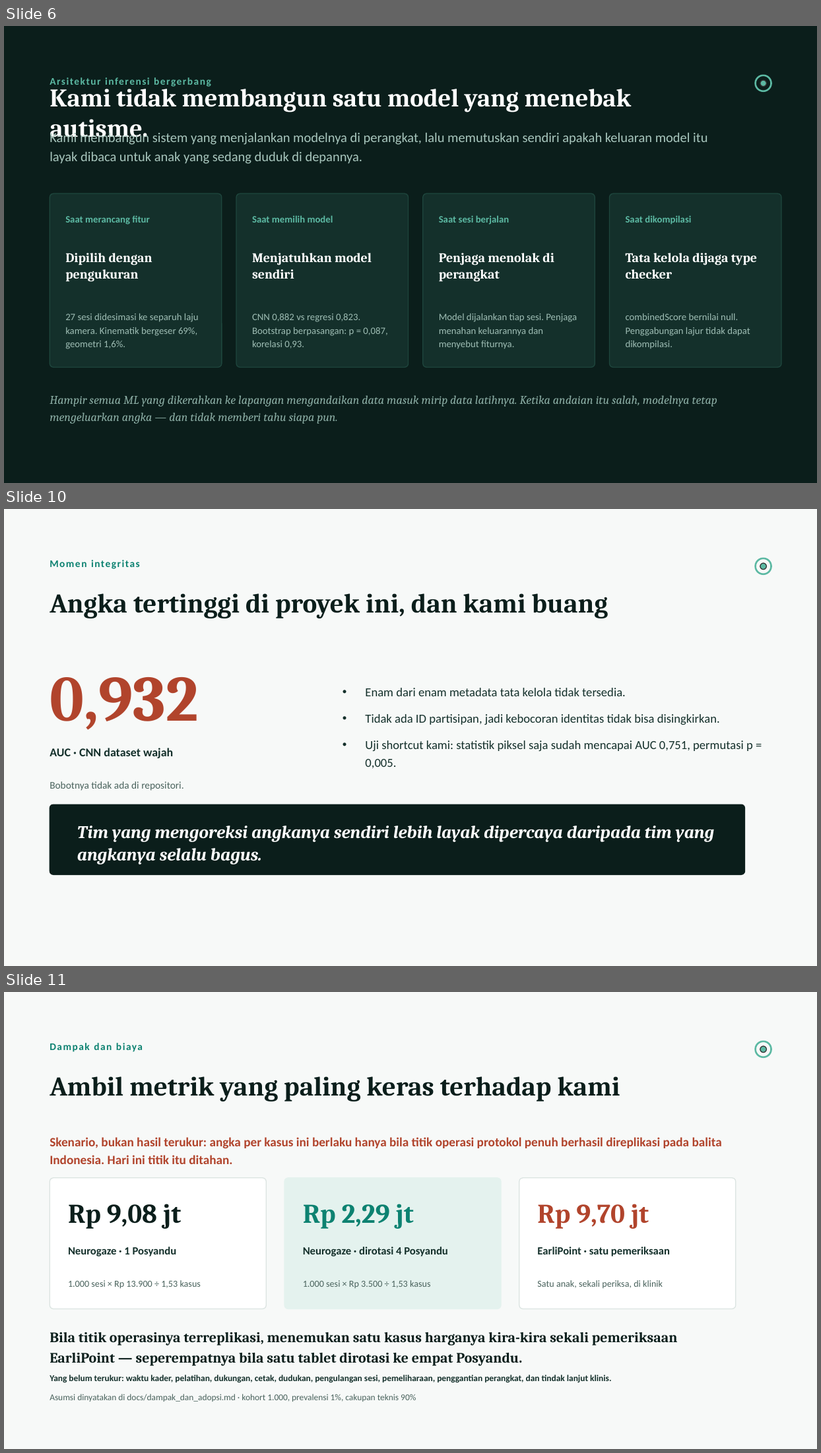
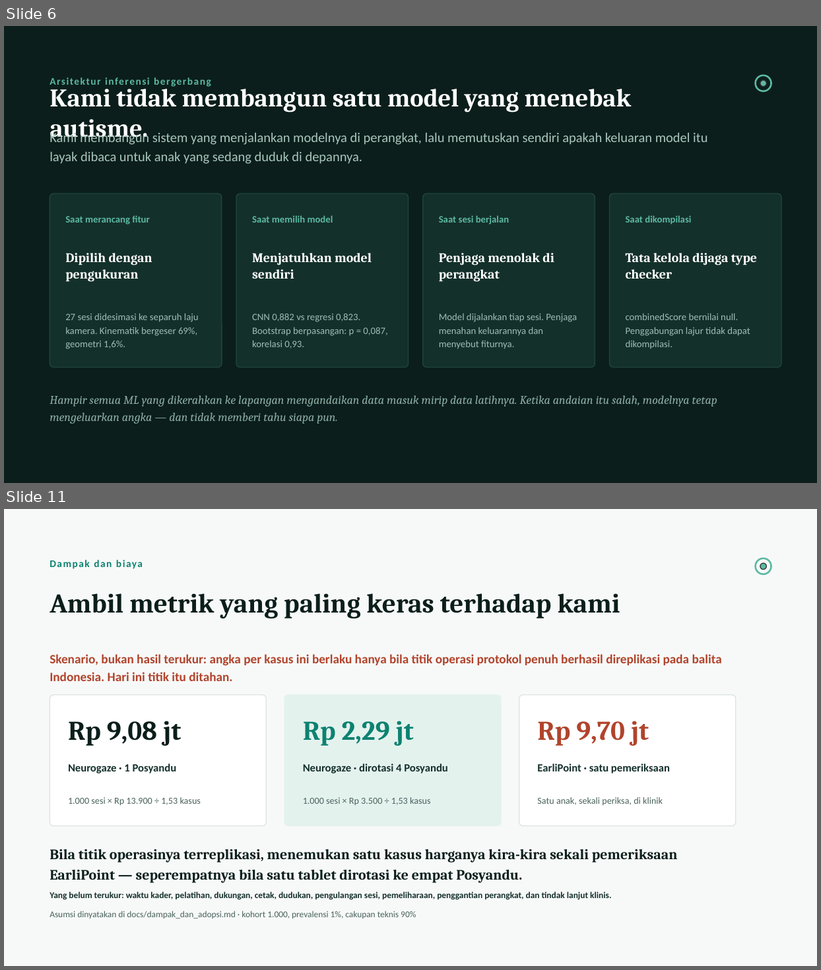
Before and after one commit to raphaeladikara/Dataton_Project_Rizzz, a slide deck: deck/Neurogaze-Pitch-Deck.pptx. Shown one above the other, each under a label of ours: slides 6, 10 and 11 before the commit, slides 6 and 11 after it; the slides between them are not shown. The pictures are 821x1453 and 821x970 pixels, drawn with LibreOffice and Linux fonts; fonts in the diff are those of the drawing. Boxes give left, top, right and bottom in pixels: in the first picture for what was removed or moved away, otherwise in the second. Text is boxed around its words. In the diff, an @@ line names an element or a change of style, - is before the commit and + after.

```diff
--- a/deck/Neurogaze-Pitch-Deck.pptx
+++ b/deck/Neurogaze-Pitch-Deck.pptx
@@ slide 10 removed at (x1=4, y1=509, x2=817, y2=966), background #F7F9F8 @@
@@ text removed at (x1=91, y1=560, x2=140, y2=569) @@
-Momen integritas
@@ ellipse removed at (x1=756, y1=559, x2=772, y2=574) @@
@@ ellipse removed at (x1=760, y1=563, x2=766, y2=569) @@
@@ text removed at (x1=50, y1=593, x2=609, y2=619) @@
-Angka tertinggi di proyek ini, dan kami buang
@@ text removed at (x1=50, y1=677, x2=199, y2=730) @@
-0,932
@@ text removed at (x1=365, y1=688, x2=753, y2=768) @@
-• Enam dari enam metadata tata kelola tidak tersedia.
-• Tidak ada ID partisipan, jadi kebocoran identitas tidak bisa disingkirkan.
-• Uji shortcut kami: statistik piksel saja sudah mencapai AUC 0,751, permutasi p = 0,005.
@@ text removed at (x1=50, y1=748, x2=173, y2=758) @@
-AUC · CNN dataset wajah
@@ text removed at (x1=50, y1=782, x2=184, y2=791) @@
-Bobotnya tidak ada di repositori.
@@ rounded rectangle removed at (x1=50, y1=805, x2=745, y2=875) @@
@@ text removed at (x1=77, y1=826, x2=715, y2=865) @@
-Tim yang mengoreksi angkanya sendiri lebih layak dipercaya daripada tim yang angkanya selalu bagus.
```
Also in this commit, not shown: 5 slides changed, 1 slide added, 34 other files.
